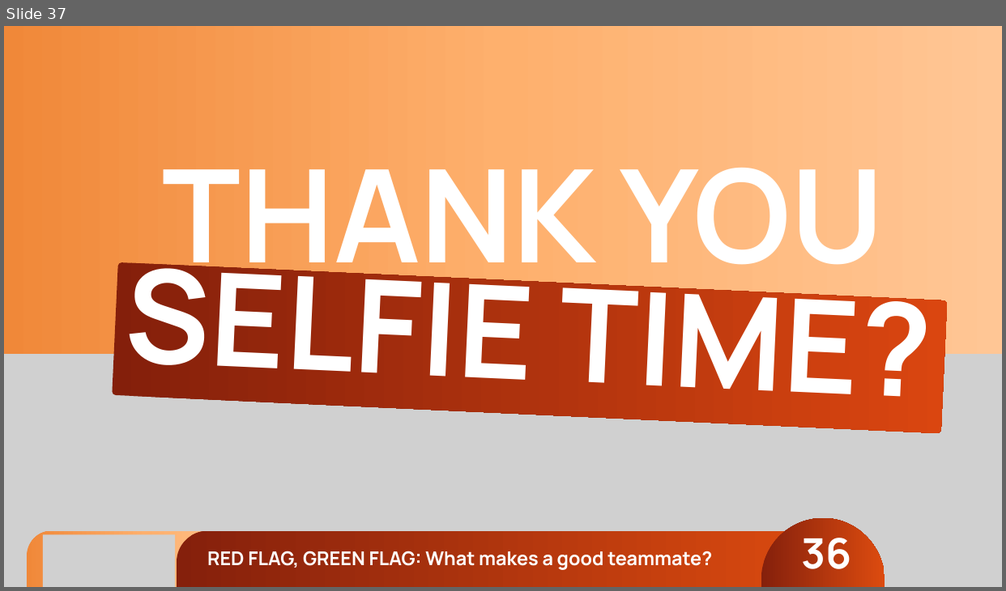
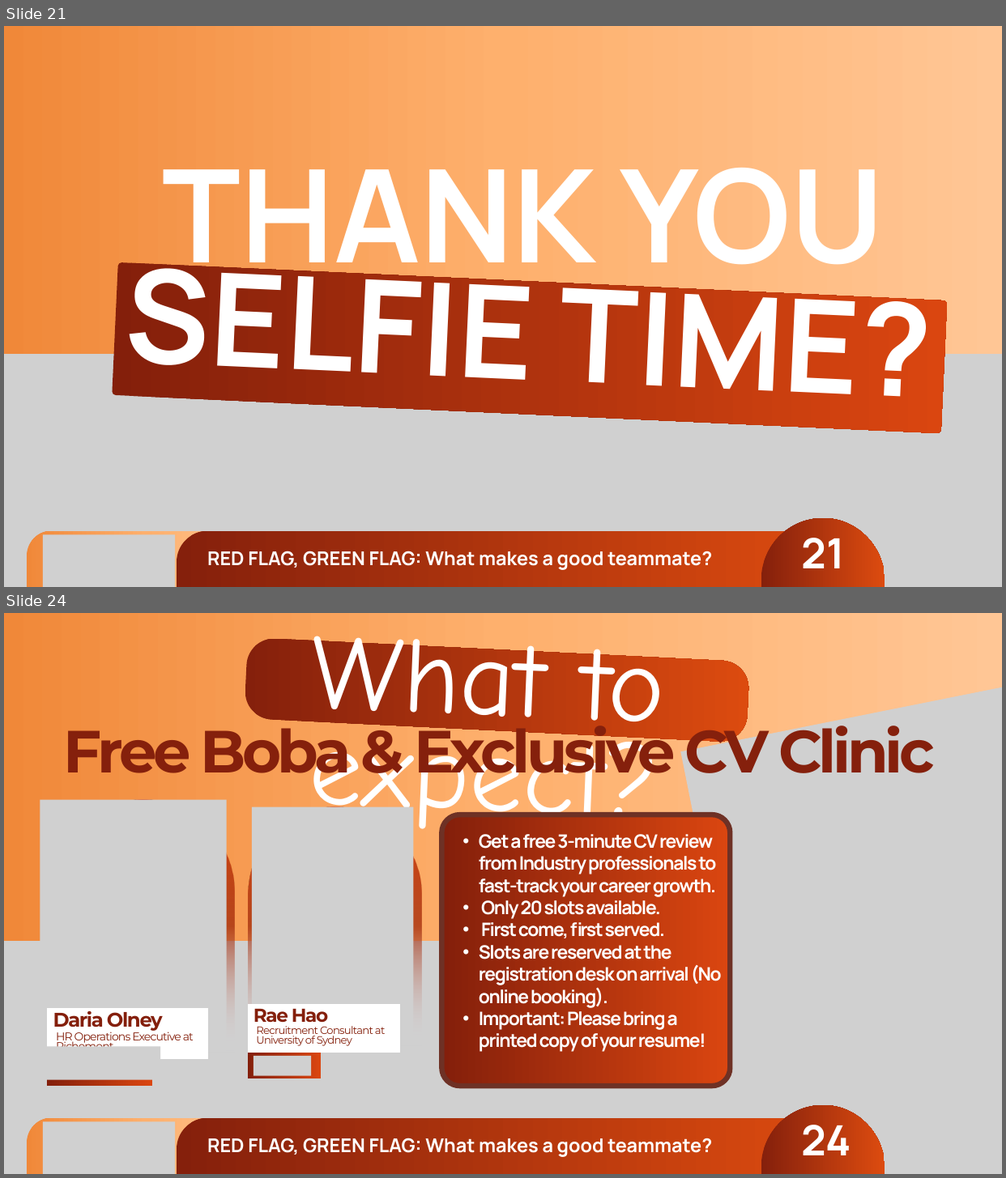
Before and after one commit to joetherockhey/Class-Allocation, a slide deck: assets/red-flag-green-flag.pptx. Shown one above the other, each under a label of ours: slide 37 before the commit, slides 21 and 24 after it; the slides between them are not shown. The pictures are 1006x591 and 1006x1178 pixels, drawn with LibreOffice and Linux fonts; fonts in the diff are those of the drawing; grey boxes stand for pictures; background and template pictures are left out. Boxes give left, top, right and bottom in pixels: in the first picture for what was removed or moved away, otherwise in the second. Text is boxed around its words. In the diff, an @@ line names an element or a change of style, - is before the commit and + after.

```diff
--- a/assets/red-flag-green-flag.pptx
+++ b/assets/red-flag-green-flag.pptx
@@ slide 24 added at <box>4,613,1002,1174</box>, background picture (left out) @@
@@ text added at <box>308,616,663,849</box>, 153.9 pt, text #FFFFFF @@
+What to expect?
@@ freeform shape added at <box>244,637,750,743</box>, fill gradient #85200C to #DC4B0F @@
@@ picture added at <box>681,643,1002,1174</box> @@
@@ text added at <box>64,715,934,786</box>, 86 pt, text gradient #85200C to #DC4B0F, bold @@
+Free Boba & Exclusive CV Clinic
@@ freeform shape added at <box>441,815,730,1086</box>, fill gradient #841F0B to #DA4610, outline #6E3125 7.5 pt @@
@@ text added at <box>479,834,722,1052</box>, 26.7 pt, text #FFFFFF, bold @@
+  • Get a free 3-minute CV review from Industry professionals to fast-track your career growth.
+  • Only 20 slots available.
+  • First come, first served.
+  • Slots are reserved at the registration desk on arrival (No online booking).
+  • Important: Please bring a printed copy of your resume!
@@ picture added at <box>4,941,1002,1174</box> @@
@@ group added at <box>40,799,421,1086</box>: 6 freeform shapes, 4 pictures, 4 texts @@
+HR Operations Executive at Richemont
+Daria Olney
+Recruitment Consultant at University of Sydney
+Rae Hao
@@ freeform shape added at <box>27,1118,266,1174</box>, fill gradient #F08839 to #FEB06D to #FFC695 @@
@@ picture added at <box>43,1122,175,1174</box> @@
@@ freeform shape added at <box>177,1118,829,1174</box>, fill gradient #85200C to #DC4B0F @@
@@ freeform shape added at <box>761,1105,884,1174</box>, fill gradient #85200C to #DC4B0F @@
@@ text added at <box>207,1138,712,1157</box>, 27.4 pt, text #FFFFFF, bold @@
+RED FLAG, GREEN FLAG: What makes a good teammate?
@@ text added at <box>801,1125,850,1156</box>, 60.4 pt, text #FFFFFF, bold @@
+24
@@ what was slide 37 is now slide 21 @@
@@ slide 21 changed as well @@
@@ text at <box>801,538,844,569</box>: text changed @@
-36
+21
```
Also in this commit, not shown: 15 other slides changed, 7 other slides added, 20 slides removed, 3 other files.
